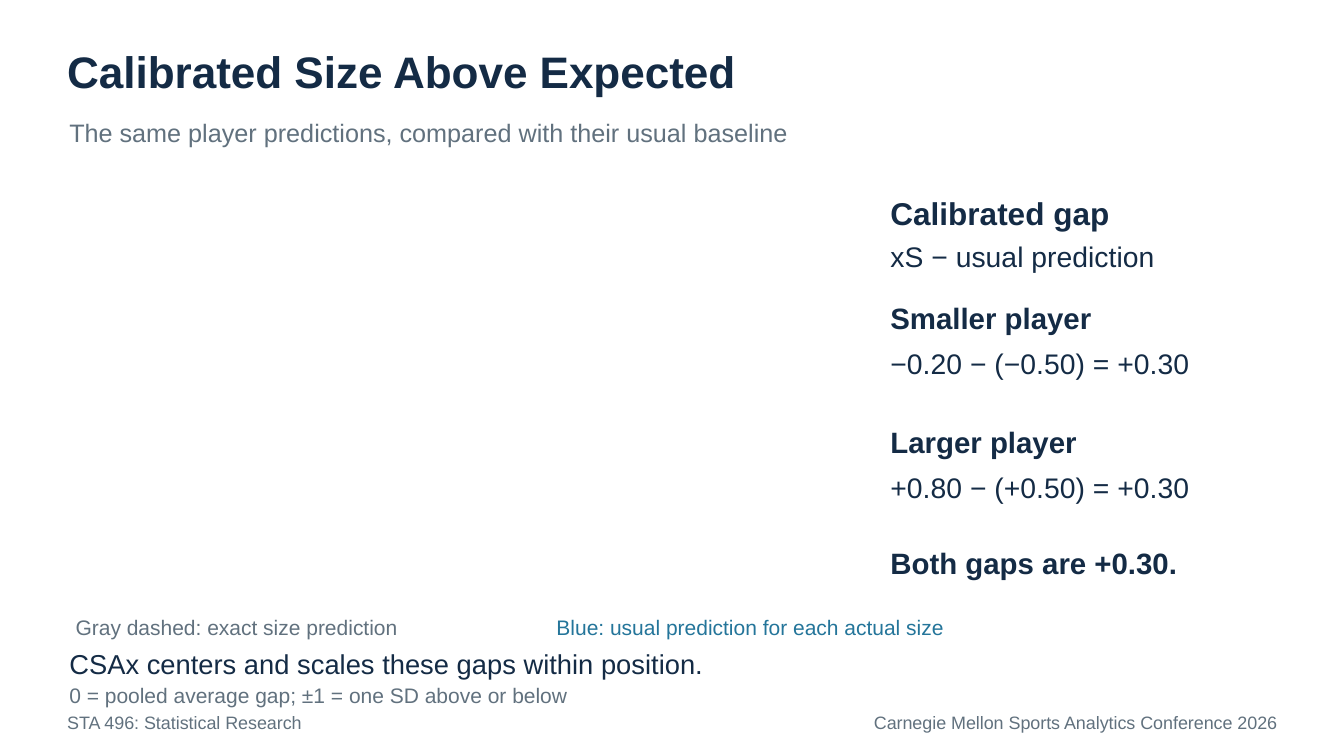
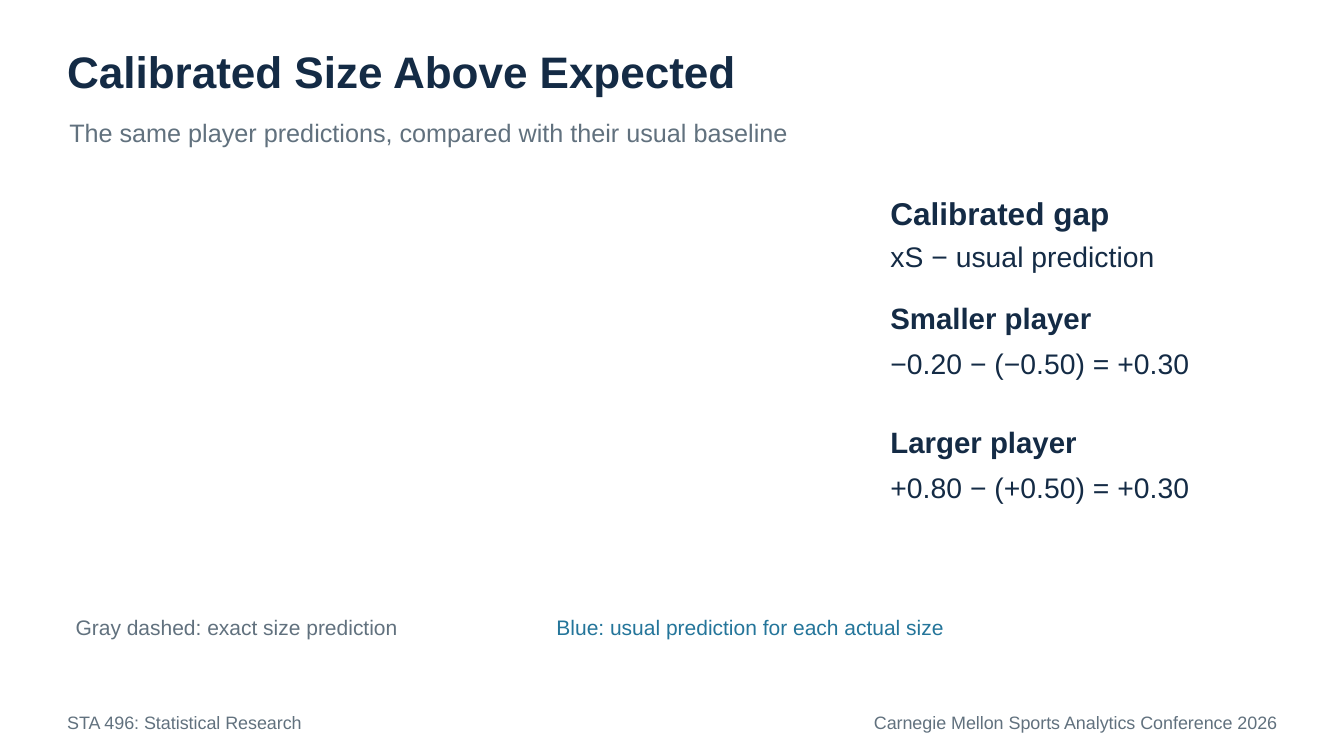
Before and after one commit to RentoSaijo/CSAx_STA496, a slide deck: slide 18 of reports/presentation.pptx. Drawn at 1344x756 pixels with LibreOffice and Linux fonts; fonts in the diff are those of the drawing. Boxes give left, top, right and bottom in pixels: in the first picture for what was removed or moved away, otherwise in the second. Text is boxed around its words. In the diff, an @@ line names an element or a change of style, - is before the commit and + after.

```diff
--- a/reports/presentation.pptx
+++ b/reports/presentation.pptx
@@ text removed at (890, 552, 1176, 580) @@
-Both gaps are +0.30.
@@ text removed at (69, 654, 703, 678) @@
-CSAx centers and scales these gaps within position.
@@ text removed at (69, 688, 567, 707) @@
-0 = pooled average gap; ±1 = one SD above or below
```
Also in this commit, not shown: 10 other slides changed.
